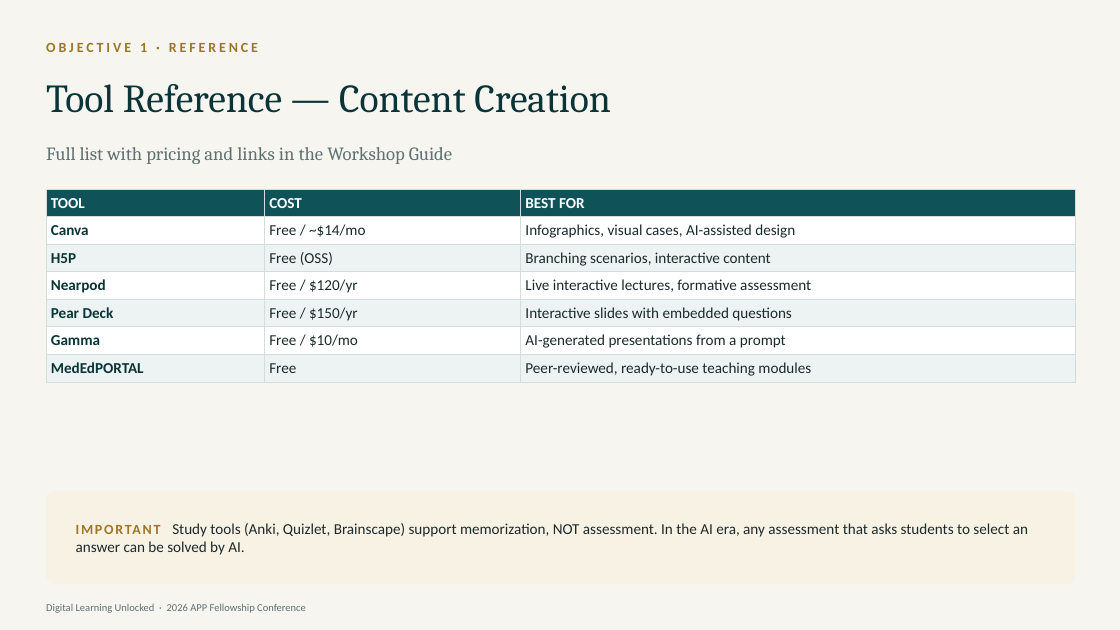
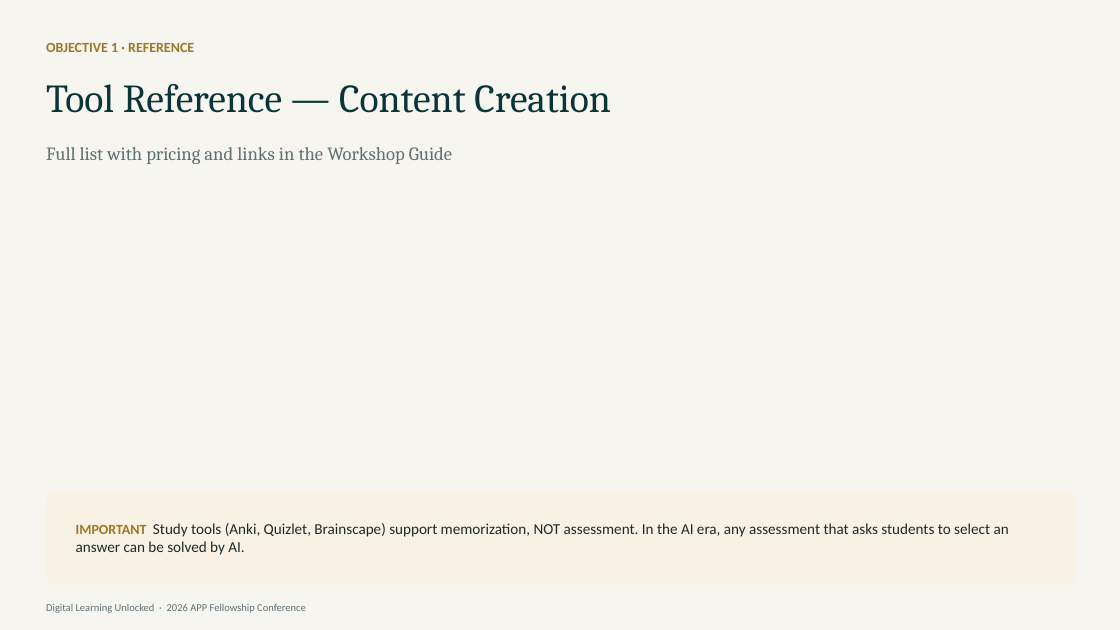
Before and after one commit to diana-brewer/digital-learning-unlocked, a slide deck: slide 6 of Digital Learning Unlocked - Slide Deck.pptx. Drawn at 1120x630 pixels with LibreOffice and Linux fonts; fonts in the diff are those of the drawing. Boxes give left, top, right and bottom in pixels: in the first picture for what was removed or moved away, otherwise in the second. Text is boxed around its words. In the diff, an @@ line names an element or a change of style, - is before the commit and + after.

```diff
--- a/Digital Learning Unlocked - Slide Deck.pptx
+++ b/Digital Learning Unlocked - Slide Deck.pptx
@@ text "OBJECTIVE 1 · REFERENCE" at bbox=[46, 43, 194, 52]: letter spacing 2.5 to 0 pt @@
@@ table removed at bbox=[46, 189, 1075, 380], 7 rows, 3 columns @@
-TOOL | COST | BEST FOR
-Canva | Free / ~$14/mo | Infographics, visual cases, AI-assisted design
-H5P | Free (OSS) | Branching scenarios, interactive content
-Nearpod | Free / $120/yr | Live interactive lectures, formative assessment
-Pear Deck | Free / $150/yr | Interactive slides with embedded questions
-Gamma | Free / $10/mo | AI-generated presentations from a prompt
-MedEdPORTAL | Free | Peer-reviewed, ready-to-use teaching modules
@@ text "IMPORTANT Study tools (Anki, Quizlet, ..." at bbox=[76, 523, 1009, 555]: letter spacing 1.5 to 0 pt in "IMPORTANT" @@
```
Also in this commit, not shown: 17 other slides changed, 2 other files.
